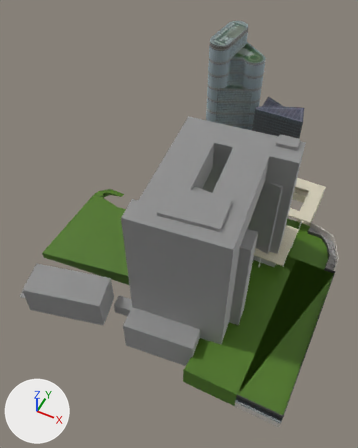
An edit to the Blender file comb/city/building3b.blend, drawn before and after from the same camera.
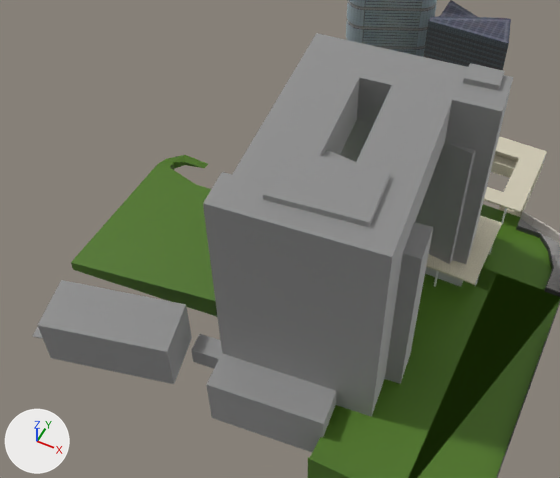
Each version is shown whole from a 50 mm camera at (1.6, -56.9, 76.3) aimed at (-26.7, -0.3, 5.6), then close up on the part from 0% to 93% of the width and 22% to 85% of the height. The axes (+X, +Y, +Z) are drawn at lower left. The lights are the same throughout.

Names of what the first close-up shows: 'B352351570301062A0.002', 'B352631575201063A0.002', 'SIDE2.003', 'back.002', 'china', 'cover', 'cover.001', 'govBuilding'.
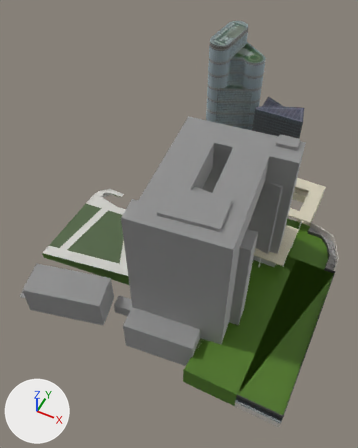
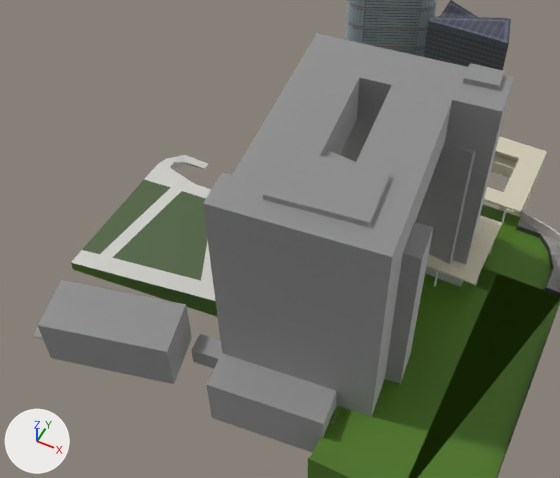
Where the change shows, as pixel boxes (x1, y1, x2, y2) in the close-ups (560 x 478 px):
'back.002', recoloured, surface changed
    both: (71, 155, 343, 426)
part 1 of me_cube_067, recoloured
    both: (173, 162, 195, 168)
part 2 of me_cube_067, recoloured
    both: (329, 405, 342, 424)
part 3 of me_cube_067, surface changed
    both: (71, 155, 215, 301)

Diff of the bpy script that builds the scene:
```diff
--- a/comb/city/building3b.blend.py
+++ b/comb/city/building3b.blend.py
@@ img_lanepath @@
+img_lanepath = load_image('lanePath', 'lanePath.png', 2048, 2048, 'sRGB')
@@ mat_lanepath @@
+mat_lanepath = principled_material('lanePath')
+mat_lanepath.texture = img_lanepath
@@ mat_lantface @@
+mat_lantface = principled_material('lantFace')
+mat_lantface.base_color = (0.644, 0.638, 0.604)  # light grey #d2d1cc
@@ me_cube_067 @@
 me_cube_067.from_pydata(...)  # 245 vertices, 275 faces, 4 loose edges; spans x -2.5..14.9, y -9.1..3.7, z -0.4..1.1
 # used by ob_back_002; location = (-41.2, 1.1, 1.0); scale = (2.97, 2.97, 2.97)
+# me_cube_067 part 1: all 2 faces that had it switch from mat_topgreen (dark green #4b7418) to mat_lantface (light grey #d2d1cc)
+# me_cube_067 part 2: 1 of the faces centred in x 8.1, y -6.0, z 0.9 switch from mat_topgreen_1 (dark green #4b7418) to mat_lantface (light grey #d2d1cc)
+# me_cube_067 part 3: texture (UV) coordinates of 7 of 275 faces, centred in x -2.3..4.4, y -2.5..1.6, z -0.3..0.7, changed; they spanned u 0.0..0.62, v 0.0..0.0 and now span u 0.0..1.0, v 0.0..1.0
 me_cube_067.materials.append(mat_housefront)
@@ me_cube_067 @@
 me_cube_067.materials.append(mat_topwall)
+me_cube_067.materials.append(mat_lanepath)  # picture img_lanepath
```
